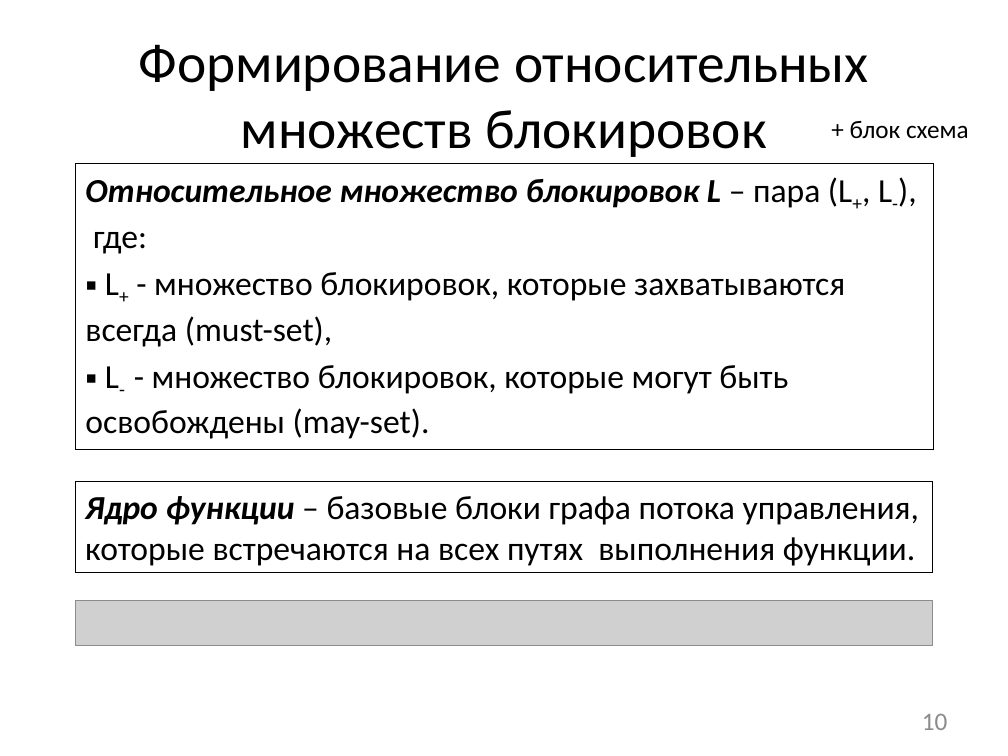
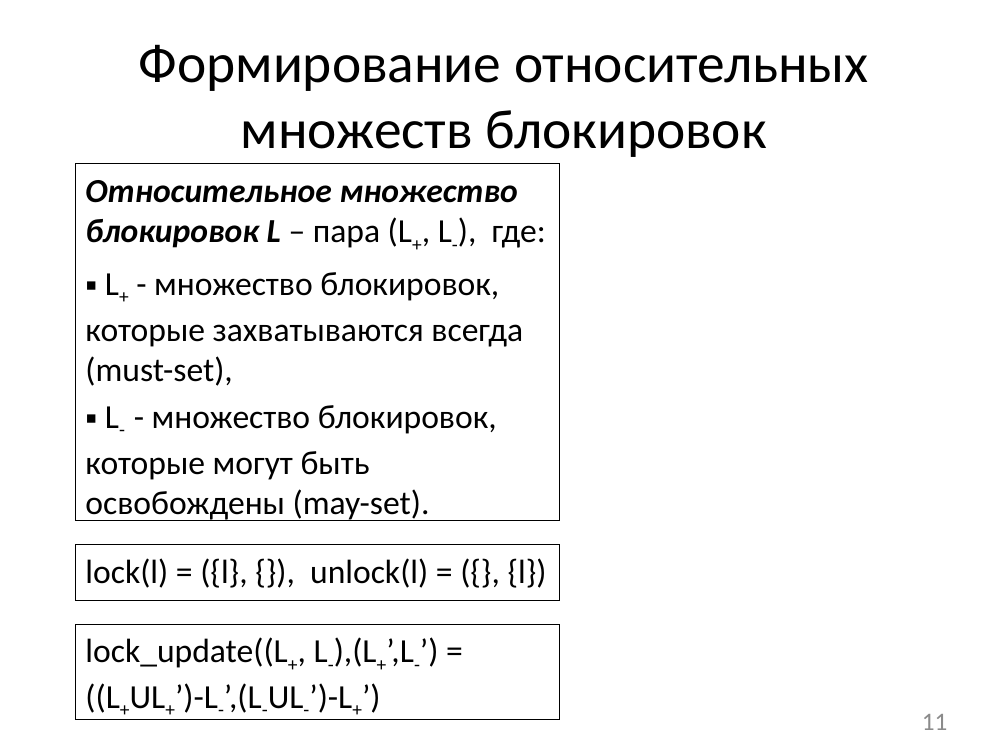
Before and after one commit to afrolovskiy/diplom, a slide deck: slide 11 of presentations/diplom/static race detection.pptx (slide 10 before the commit). Drawn at 1008x756 pixels with LibreOffice and Linux fonts; fonts in the diff are those of the drawing; grey boxes stand for pictures. Boxes give left, top, right and bottom in pixels: in the first picture for what was removed or moved away, otherwise in the second. Text is boxed around its words. In the diff, an @@ line names an element or a change of style, - is before the commit and + after.

```diff
--- a/presentations/diplom/static race detection.pptx
+++ b/presentations/diplom/static race detection.pptx
@@ text removed at bbox=[850, 121, 969, 138] @@
-+ блок схема
@@ rectangle "Относительное множество блокировок L – ...": place and size @@
-rectangle "Относительное множество блокировок L – ..." at bbox=[76, 163, 934, 449]
+rectangle "Относительное множество блокировок L – ..." at bbox=[76, 163, 559, 520]
@@ rectangle removed at bbox=[76, 481, 932, 573] @@
-Ядро функции – базовые блоки графа потока управления, которые встречаются на всех путях выполнения функции.
@@ rectangle added at bbox=[76, 544, 559, 600], outline #000000 0.75 pt, 24 pt, text #000000 @@
+lock(l) = ({l}, {}), unlock(l) = ({}, {l})
@@ picture removed at bbox=[76, 600, 932, 644] @@
@@ rectangle added at bbox=[76, 624, 559, 719], outline #000000 0.75 pt, 24 pt, text #000000 @@
+lock_update((L+, L-),(L+’,L-’) = ((L+UL+’)-L-’,(L-UL-’)-L+’)
@@ page number at bbox=[922, 714, 948, 730]: text changed @@
-10
+11
```
Also in this commit, not shown: 6 other slides changed, 3 slides added, 2 slides removed, 23 other files.
